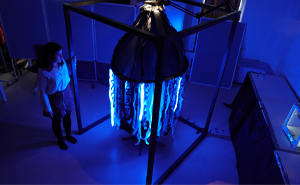
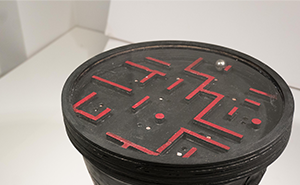
Before/after of a (300, 185) layered artwork. What changed in the layer stack:
added layer "Layer 8" above "Layer 7" over [0, 0, 300, 185]
hid "Layer 7" over [0, 0, 300, 185]
